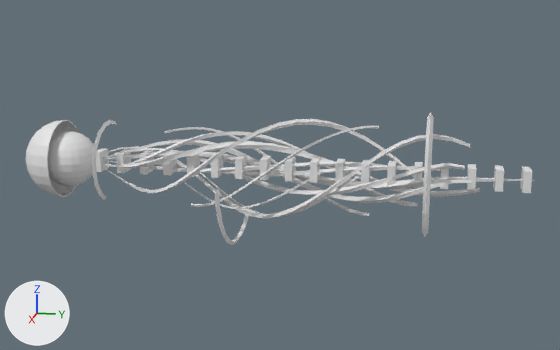
Two versions of the OBJ model Assets/Models/UpperArm/bras_0012.obj, one commit apart.
One viewpoint serves both versions: a 50 mm lens placed at (1.227, 0.263, 0.295), pointed at (0.009, 0.02, -0.009). Arrows for +X, +Y and +Z are at lower left; the lights stay in place. Where no turn or scale is listed for an object, it has been applied to the vertices. Vertices at the same position are counted once.

Script lines for the objects in view, before the commit:
```python
me_bras_0012 = bpy.data.meshes.new('bras_0012')
me_bras_0012.from_pydata(...)  # 2279 vertices, 2232 faces; spans x -0.103..0.135, y -0.437..0.421, z -0.131..0.1
ob_bras_0012 = bpy.data.objects.new('bras_0012', me_bras_0012)
ob_bras_0012.location = (0.0, 0.0, 0.0)
```
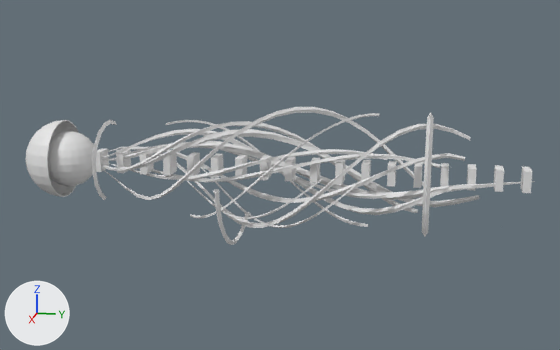
The change, as a diff of the scene's bpy script:
```diff
--- a/Assets/Models/UpperArm/bras_0012.obj.py
+++ b/Assets/Models/UpperArm/bras_0012.obj.py
@@ me_bras_0012 @@
-me_bras_0012.from_pydata(...)  # 2279 vertices, 2232 faces; spans x -0.103..0.135, y -0.437..0.421, z -0.131..0.1
+me_bras_0012.from_pydata(...)  # 2311 vertices, 2257 faces; spans x -0.103..0.135, y -0.437..0.421, z -0.131..0.103
+# me_bras_0012 part 1: the loose piece of 98 vertices spanning x -0.066..0.08, y -0.145..0.155, z -0.08..0.015 is multiplied about the mesh origin by the matrix ((1.204, 0.007, 0.133), (0.0, 1.0, 0.0), (-0.131, -0.003, 1.215))
+# me_bras_0012 part 2: the loose piece of 98 vertices spanning x -0.041..0.071, y -0.161..0.099, z -0.07..0.017 is multiplied about the mesh origin by the matrix ((1.196, 0.012, 0.18), (0.0, 1.0, 0.0), (-0.183, -0.004, 1.218))
+# me_bras_0012 part 3: the loose piece of 98 vertices spanning x -0.016..0.076, y -0.13..0.177, z -0.066..0.076 is multiplied about the mesh origin by the matrix ((1.266, -0.001, 0.04), (0.0, 1.0, 0.0), (-0.036, 0.008, 1.252))
+# me_bras_0012 part 4: the loose piece of 98 vertices spanning x -0.011..0.015, y -0.226..0.277, z -0.015..0.014 is rebuilt with 98 vertices and now spans x -0.022..0.031, y -0.226..0.277, z -0.027..0.031
+# me_bras_0012 part 5: the loose piece of 98 vertices spanning x -0.011..0.016, y -0.29..0.192, z -0.012..0.016 is rebuilt with 98 vertices and now spans x -0.028..0.035, y -0.29..0.192, z -0.024..0.035
+# me_bras_0012 part 6: the loose piece of 98 vertices spanning x -0.081..0.08, y -0.353..0.256, z -0.044..0.084 is rebuilt with 98 vertices and now spans x -0.101..0.098, y -0.353..0.256, z -0.053..0.103
+# me_bras_0012 part 7: the loose piece of 98 vertices spanning x -0.059..0.039, y -0.298..0.245, z -0.054..0.058 is rebuilt with 98 vertices and now spans x -0.076..0.054, y -0.298..0.245, z -0.067..0.076
+# me_bras_0012 part 8: the loose piece of 98 vertices spanning x -0.043..0.031, y -0.437..0.339, z -0.038..0.043 is rebuilt with 98 vertices and now spans x -0.063..0.046, y -0.437..0.339, z -0.055..0.063
+# me_bras_0012 part 9: the loose piece of 98 vertices spanning x -0.049..0.04, y -0.337..0.326, z -0.049..0.04 is rebuilt with 98 vertices and now spans x -0.05..0.056, y -0.272..0.314, z -0.056..0.04
+# me_bras_0012 part 10: the loose piece of 98 vertices spanning x -0.022..0.011, y -0.243..0.195, z -0.022..0.019 is rebuilt with 98 vertices and now spans x -0.042..0.023, y -0.243..0.195, z -0.042..0.034
+# me_bras_0012 part 11: the loose piece of 98 vertices spanning x -0.071..0.015, y -0.18..0.168, z -0.071..0.06 is rebuilt with 98 vertices and now spans x -0.088..0.03, y -0.18..0.168, z -0.088..0.071
+# me_bras_0012 part 12: the loose piece of 98 vertices spanning x -0.04..0.041, y -0.272..0.314, z -0.042..0.025 is rebuilt with 98 vertices and now spans x -0.069..0.053, y -0.337..0.326, z -0.068..0.057
+# me_bras_0012 part 13: the loose piece of 98 vertices spanning x -0.067..0.084, y -0.298..0.321, z -0.084..0.07 is rebuilt with 98 vertices and now spans x -0.076..0.101, y -0.298..0.321, z -0.101..0.087
+# me_bras_0012 part 14: 117 vertices removed from x -0.026..0.022, y -0.416..0.421, z -0.026..0.022; 117 vertices added at x -0.043..0.03, y -0.416..0.421, z -0.043..0.04
```

Changed parts and their boxes [x1, y1, x2, y2] in the pictures (560 x 350 px; the box of a moved part takes in the faces that stretch with it):
'bras_0012', reshaped
    before: [26, 112, 535, 245]
    after: [26, 107, 535, 245]
part 1 of me_bras_0012, moved or reshaped
    before: [200, 172, 359, 216]
    after: [200, 167, 357, 228]
part 2 of me_bras_0012, moved or reshaped
    before: [185, 170, 323, 209]
    after: [188, 179, 322, 219]
part 3 of me_bras_0012, moved or reshaped
    before: [191, 126, 379, 207]
    after: [190, 113, 379, 218]
part 4 of me_bras_0012, rebuilt
    before: [156, 163, 440, 176]
    after: [152, 154, 440, 182]
part 5 of me_bras_0012, rebuilt (167% taller)
    before: [106, 161, 387, 172]
    after: [107, 149, 388, 180]
part 6 of me_bras_0012, rebuilt (25% taller)
    before: [105, 119, 414, 193]
    after: [104, 107, 424, 200]
part 7 of me_bras_0012, rebuilt (21% taller)
    before: [102, 131, 418, 207]
    after: [102, 121, 418, 213]
part 8 of me_bras_0012, rebuilt (39% taller)
    before: [103, 141, 480, 197]
    after: [102, 129, 479, 207]
part 9 of me_bras_0012, rebuilt (12% shorter)
    before: [103, 139, 472, 203]
    after: [116, 147, 465, 203]
part 10 of me_bras_0012, rebuilt
    before: [129, 153, 361, 182]
    after: [128, 143, 387, 199]
part 11 of me_bras_0012, rebuilt (20% taller)
    before: [164, 127, 369, 216]
    after: [166, 120, 368, 227]
part 12 of me_bras_0012, rebuilt (81% taller)
    before: [115, 148, 465, 195]
    after: [102, 129, 472, 215]
part 13 of me_bras_0012, rebuilt (24% taller)
    before: [107, 134, 470, 218]
    after: [108, 124, 470, 228]
part 14 of me_bras_0012, moved or reshaped
    before: [104, 151, 535, 189]
    after: [103, 141, 535, 200]
